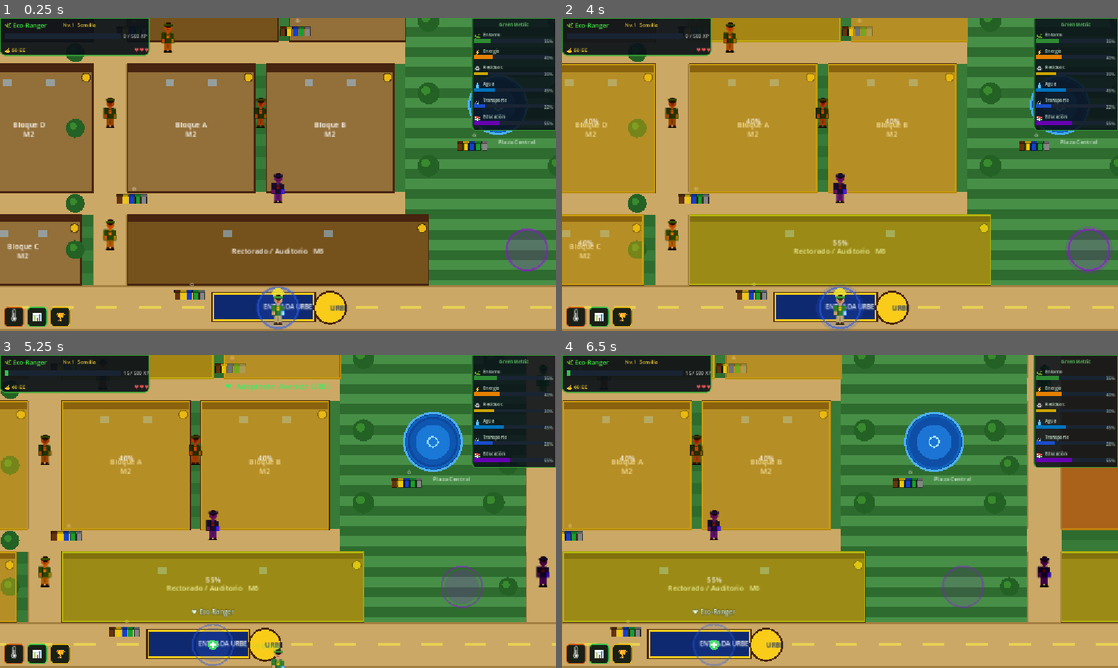
Above: before the commit, frames 1-4 (two rows, left to right).
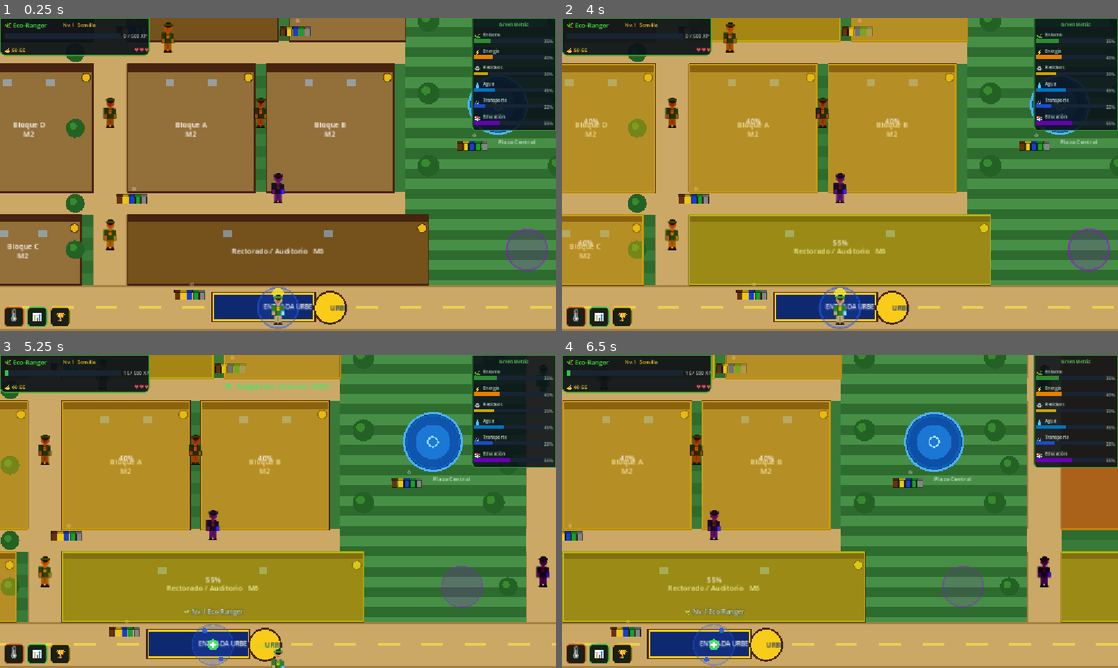
Above: after the commit, the same moments.

Repository: thewasiii123/green-metric-urbe
Game: Godot game, scene res://scenes/mapa/scene_mapa_mundo.tscn
Same seed, same stepped clock (60 frames per second), same inputs: the game is played once before the commit and once after it. This scene is started directly instead of the project's main scene.
Inputs (mouse positions are in pixels of both pictures, inside the frame that each line leads up to):
- Up to frame 1 (0.25 s): no input
- Up to frame 2 (4 s): click "🌡" at 0.5 s; click "📊" at 1.25 s; click "🏆" at 2 s; click "Siguiente →" at 2.75 s; click "Saltar tutorial" at 3.5 s
- Up to frame 3 (5.25 s): tap Enter at 4.25 s; move the mouse to (400, 495) at 4.27 s; hold D (mover_derecha) 4.28-5.03 s; hold E (interactuar) 4.28-5.03 s; click (400, 495) at 4.42 s; move the mouse to (166, 527) at 5.02 s; hold S (mover_abajo) from 5.03 s (still down); tap E (interactuar) at 5.1 s
- Up to frame 4 (6.5 s): move the mouse to (895, 442) at 5.77 s; release S (mover_abajo) at 5.78 s; hold D (mover_derecha) from 5.78 s (still down); hold E (interactuar) from 5.78 s (still down)

The runs differ from the first frame. In frame 1, 0.1% of the frame differs, in the area x 46-99%, y 36-100%; in frame 2, 0.3%; in frame 3, 0.4%, in the area x 33-87%, y 20-100%; in frame 4, 0.2%.

Commit message:
Add green zone upgrade system (levels 1-3)
zona_verde.gd:
- Add nivel (1-3) with visual differences per level
- Orbiting orbs around ring: 2×nivel count, grow with level
- XP pasiva: 3/6/12 XP per minute per level
- Constants: COSTO_MEJORA [50,150 EC], XP_MEJORA_INM [20,40 XP],
  PROG_MEJORA [8%,12% module], NOMBRES_NIVEL [Plántula/Jardín/Bosque]
- Add puede_mejorar(), costo_siguiente(), aplicar_mejora(), es_mia()
- Label shows emoji + Nv.X + owner name

SceneMapaMundo.gd:
- _construir_panel_zona_mejora(): centered panel with title, level,
  passive XP, upgrade cost label and upgrade/close buttons
- _mostrar_panel_zona(zona): fills panel data with current zone state
- _cerrar_panel_zona(): fades out and hides panel
- _on_btn_mejorar_zona(): validates EC, calls gastar_creditos,
  upgrades zone, gives immediate XP + module progress bonus
- _verificar_zona_verde_cercana(): own zone → show upgrade panel,
  other's zone → notify "already adopted by X"

Co-Authored-By: Claude Sonnet 4.6 <noreply@anthropic.com>

Diff:
--- a/scenes/mapa/SceneMapaMundo.gd
+++ b/scenes/mapa/SceneMapaMundo.gd
@@ -382,7 +382,14 @@
 var _leaderboard_ui   : CanvasLayer = null
 var _sim_decision_ui  : CanvasLayer = null
 var _resultados_ui    : CanvasLayer = null
-var _zonas_verdes     : Array       = []   # Array[Node2D]
+var _zonas_verdes        : Array       = []   # Array[Node2D]
+var _panel_zona_mejora   : Panel       = null
+var _pzm_titulo_lbl      : Label       = null
+var _pzm_nivel_lbl       : Label       = null
+var _pzm_xp_lbl          : Label       = null
+var _pzm_costo_lbl       : Label       = null
+var _pzm_btn_mejorar     : Button      = null
+var _zona_en_panel       : Node2D      = null
 var _timer_crisis     : float       = 0.0
 const _CRISIS_MIN     : float       = 90.0
 const _CRISIS_MAX     : float       = 180.0
@@ -417,6 +424,7 @@
 	_construir_sidebar()
 	_construir_notificacion_zona()
 	_construir_panel_completado()
+	_construir_panel_zona_mejora()
 	_actualizar_hud()
 
 	# Conectar señal de interacción del jugador para efecto de cámara
@@ -960,6 +968,149 @@
 	barra_bg.add_child(_complete_barra)
 
 
+# ════════════════════════════════════════════════════════════
+# PANEL DE MEJORA DE ZONA VERDE
+# ════════════════════════════════════════════════════════════
+func _construir_panel_zona_mejora() -> void:
+	_panel_zona_mejora = Panel.new()
+	_panel_zona_mejora.set_anchors_preset(Control.PRESET_CENTER)
+	_panel_zona_mejora.custom_minimum_size = Vector2(320, 220)
+	_panel_zona_mejora.offset_left   = -160
+	_panel_zona_mejora.offset_top    = -110
+	_panel_zona_mejora.offset_right  =  160
+	_panel_zona_mejora.offset_bottom =  110
+	var ps := StyleBoxFlat.new()
+	ps.bg_color     = Color(0.04, 0.09, 0.06, 0.97)
+	ps.border_color = Color(0.28, 0.85, 0.32)
+	ps.set_border_width_all(3)
+	ps.set_corner_radius_all(14)
+	ps.shadow_color = Color(0.18, 0.72, 0.22, 0.50)
+	ps.shadow_size  = 18
+	_panel_zona_mejora.add_theme_stylebox_override("panel", ps)
+	_panel_zona_mejora.visible = false
+	_hud_canvas.add_child(_panel_zona_mejora)
+
+	var mg := MarginContainer.new()
+	mg.set_anchors_and_offsets_preset(Control.PRESET_FULL_RECT)
+	for m in ["margin_left","margin_right","margin_top","margin_bottom"]:
+		mg.add_theme_constant_override(m, 20)
+	_panel_zona_mejora.add_child(mg)
+
+	var vbox := VBoxContainer.new()
+	vbox.add_theme_constant_override("separation", 8)
+	mg.add_child(vbox)
+
+	_pzm_titulo_lbl = Label.new()
+	_pzm_titulo_lbl.horizontal_alignment = HORIZONTAL_ALIGNMENT_CENTER
+	_pzm_titulo_lbl.add_theme_font_size_override("font_size", 15)
+	_pzm_titulo_lbl.add_theme_color_override("font_color", Color(0.35, 1.0, 0.45))
+	vbox.add_child(_pzm_titulo_lbl)
+
+	_pzm_nivel_lbl = Label.new()
+	_pzm_nivel_lbl.horizontal_alignment = HORIZONTAL_ALIGNMENT_CENTER
+	_pzm_nivel_lbl.add_theme_font_size_override("font_size", 13)
+	_pzm_nivel_lbl.add_theme_color_override("font_color", Color(1.0, 0.85, 0.22))
+	vbox.add_child(_pzm_nivel_lbl)
+
+	_pzm_xp_lbl = Label.new()
+	_pzm_xp_lbl.horizontal_alignment = HORIZONTAL_ALIGNMENT_CENTER
+	_pzm_xp_lbl.add_theme_font_size_override("font_size", 11)
+	_pzm_xp_lbl.add_theme_color_override("font_color", Color(0.65, 0.85, 0.65))
+	vbox.add_child(_pzm_xp_lbl)
+
+	_pzm_costo_lbl = Label.new()
+	_pzm_costo_lbl.horizontal_alignment = HORIZONTAL_ALIGNMENT_CENTER
+	_pzm_costo_lbl.add_theme_font_size_override("font_size", 11)
+	_pzm_costo_lbl.add_theme_color_override("font_color", Color(0.85, 0.75, 0.20))
+	vbox.add_child(_pzm_costo_lbl)
+
+	_pzm_btn_mejorar = Button.new()
+	_pzm_btn_mejorar.custom_minimum_size = Vector2(0, 40)
+	_pzm_btn_mejorar.add_theme_font_size_override("font_size", 13)
+	var s_m := StyleBoxFlat.new()
+	s_m.bg_color     = Color(0.10, 0.28, 0.12)
+	s_m.border_color = Color(0.28, 0.80, 0.32)
+	s_m.set_border_width_all(2)
+	s_m.set_corner_radius_all(8)
+	_pzm_btn_mejorar.add_theme_stylebox_override("normal", s_m)
+	_pzm_btn_mejorar.pressed.connect(_on_btn_mejorar_zona)
+	vbox.add_child(_pzm_btn_mejorar)
+
+	var btn_cerrar := Button.new()
+	btn_cerrar.text = "Cerrar"
+	btn_cerrar.custom_minimum_size = Vector2(0, 34)
+	btn_cerrar.add_theme_font_size_override("font_size", 11)
+	var s_c := StyleBoxFlat.new()
+	s_c.bg_color     = Color(0.12, 0.06, 0.06)
+	s_c.border_color = Color(0.55, 0.20, 0.20)
+	s_c.set_border_width_all(1)
+	s_c.set_corner_radius_all(6)
+	btn_cerrar.add_theme_stylebox_override("normal", s_c)
+	btn_cerrar.pressed.connect(_cerrar_panel_zona)
+	vbox.add_child(btn_cerrar)
+
+
+func _mostrar_panel_zona(zona: Node2D) -> void:
+	_zona_en_panel = zona
+	var nombre  : String = zona.nombre_zona
+	var lvl     : int    = zona.nivel
+	var xp_p    : int    = zona.xp_pasiva_actual()
+	var n_lvl   : String = zona.nombre_nivel_actual()
+	var iconos  : Array  = ["🌱", "🌿", "🌳"]
+
+	_pzm_titulo_lbl.text = "%s  %s" % [iconos[lvl - 1], nombre]
+	_pzm_nivel_lbl.text  = "Nivel %d — %s" % [lvl, n_lvl]
+	_pzm_xp_lbl.text     = "+%d XP / minuto   |   Módulo: %d" % [xp_p, zona.modulo_id]
+
+	if zona.puede_mejorar():
+		var costo : int    = zona.costo_siguiente()
+		var sig   : String = iconos[lvl]   # siguiente nivel
+		_pzm_costo_lbl.text      = "Costo: %d EC  →  %s Nivel %d" % [costo, sig, lvl + 1]
+		_pzm_btn_mejorar.text    = "⬆ Mejorar zona  (%d EC)" % costo
+		_pzm_btn_mejorar.visible = true
+	else:
+		_pzm_costo_lbl.text      = "Nivel máximo alcanzado"
+		_pzm_btn_mejorar.visible = false
+
+	_panel_zona_mejora.modulate.a = 0.0
+	_panel_zona_mejora.visible    = true
+	var tw := create_tween()
+	tw.tween_property(_panel_zona_mejora, "modulate:a", 1.0, 0.18)
+
+
+func _cerrar_panel_zona() -> void:
+	if not is_instance_valid(_panel_zona_mejora): return
+	var tw := create_tween()
+	tw.tween_property(_panel_zona_mejora, "modulate:a", 0.0, 0.15)
+	tw.tween_callback(func(): _panel_zona_mejora.visible = false)
+	_zona_en_panel = null
+
+
+func _on_btn_mejorar_zona() -> void:
+	if not is_instance_valid(_zona_en_panel): return
+	var zona  : Node2D = _zona_en_panel
+	var costo : int    = zona.costo_siguiente()
+	if EconomiaManager.ecocredits < costo:
+		_mostrar_notificacion_zona("✗", "Faltan %d EC" % (costo - EconomiaManager.ecocredits),
+				Color(1.0, 0.35, 0.35))
+		return
+	EconomiaManager.gastar_creditos(costo)
+	var lvl_antes : int = zona.nivel
+	zona.aplicar_mejora()
+	# Recompensas inmediatas
+	var xp_bonus : int   = zona.XP_MEJORA_INM[lvl_antes - 1]
+	var prog_bon : float = zona.PROG_MEJORA[lvl_antes - 1]
+	_aplicar_xp(xp_bonus, "mejora_zona_%s" % zona.nombre_zona.to_lower().replace(" ","_"))
+	var mod_id  : int   = zona.modulo_id
+	var nuevo   : float = clampf(float(_progreso_modulos.get(mod_id, 0.0)) + prog_bon, 0.0, 1.0)
+	_progreso_modulos[mod_id] = nuevo
+	_actualizar_sidebar()
+	_sfx("xp_bonus")
+	_mostrar_notificacion_zona("🌳", "%s → Nivel %d  (+%d XP)" % [zona.nombre_zona, zona.nivel, xp_bonus],
+			Color(0.30, 1.0, 0.42))
+	_mostrar_panel_zona(zona)   # refresca el panel con el nuevo nivel
+
+
 func _mostrar_mision_completada(mision_id: String, xp_ganado: int) -> void:
 	if not is_instance_valid(_complete_panel): return
 	var nombre_mision : String = mision_id.replace("_", " ").capitalize()
@@ -1223,15 +1374,20 @@
 
 func _verificar_zona_verde_cercana() -> void:
 	var radio_interaccion : float = 55.0
+	var nombre_j : String = SupabaseManager.nombre_usuario
+	if nombre_j.is_empty(): nombre_j = "Eco-Ranger"
 	for zona in _zonas_verdes:
 		var z : Node2D = zona as Node2D
 		if not is_instance_valid(z): continue
-		if z.esta_adoptada(): continue
-		if jugador.global_position.distance_to(z.global_position) <= radio_interaccion:
-			var nombre_j : String = SupabaseManager.nombre_usuario
-			if nombre_j.is_empty(): nombre_j = "Eco-Ranger"
+		if jugador.global_position.distance_to(z.global_position) > radio_interaccion:
+			continue
+		if not z.esta_adoptada():
 			z.intentar_adoptar(nombre_j)
-			return
+		elif z.es_mia(nombre_j):
+			_mostrar_panel_zona(z)
+		else:
+			_mostrar_notificacion_zona("🔒", "Ya adoptada por " + z.adoptado_por, Color(0.80, 0.55, 0.20))
+		return
 
 
 # ════════════════════════════════════════════════════════════
--- a/scenes/mapa/zona_verde.gd
+++ b/scenes/mapa/zona_verde.gd
@@ -1,7 +1,7 @@
 # ============================================================
 # zona_verde.gd — URBE Rangers: Eco-Quest
-# Áreas verdes adoptables del campus.
-# El jugador presiona E cerca para adoptar y recibe XP pasiva.
+# Áreas verdes adoptables del campus con sistema de niveles.
+# Nivel 1: adopción base  |  2: jardín  |  3: bosque urbano
 # ============================================================
 extends Node2D
 
@@ -12,12 +12,17 @@
 signal zona_adoptada(nombre_zona: String, modulo_id: int)
 
 var adoptado_por : String = ""
-var _xp_timer   : float  = 0.0
-var _pulso_t    : float  = 0.0
-var _label      : Label  = null
+var nivel        : int    = 1
+var _xp_timer    : float  = 0.0
+var _pulso_t     : float  = 0.0
+var _label       : Label  = null
 
-const XP_PASIVA   : float = 60.0
-const XP_CANTIDAD : int   = 3
+const INTERVALO_XP  : float       = 60.0
+const XP_POR_NIVEL  : Array[int]  = [3,  6,  12]    # XP pasiva cada 60 s
+const COSTO_MEJORA  : Array[int]  = [50, 150]        # EC para subir a nivel 2 y 3
+const XP_MEJORA_INM : Array[int]  = [20, 40]         # XP inmediata al mejorar
+const PROG_MEJORA   : Array       = [0.08, 0.12]     # % módulo inmediato al mejorar
+const NOMBRES_NIVEL : Array       = ["Plántula", "Jardín", "Bosque Urbano"]
 
 
 func _ready() -> void:
@@ -44,34 +49,49 @@
 	if adoptado_por.is_empty():
 		return
 	_xp_timer += delta
-	if _xp_timer >= XP_PASIVA:
+	if _xp_timer >= INTERVALO_XP:
 		_xp_timer = 0.0
 		var escena = get_tree().get_first_node_in_group("scene_mapa")
 		if escena and escena.has_method("_aplicar_xp"):
-			escena._aplicar_xp(XP_CANTIDAD, "zona_verde_%d" % modulo_id)
+			escena._aplicar_xp(xp_pasiva_actual(), "zona_verde_%d" % modulo_id)
 
 
 func _draw() -> void:
 	var t    : float = _pulso_t
 	var col  : Color = _color_modulo()
-	var alfa : float = 0.16 + 0.07 * sin(t * 1.6)
-	var r2   : float = radio + 5.0 * sin(t * 2.0)
+	var lvl  : int   = nivel
+
+	# Intensidad visual crece con el nivel
+	var alfa_base : float = 0.10 + 0.06 * float(lvl)
+	var alfa      : float = alfa_base + 0.05 * sin(t * 1.6)
+	var r2        : float = radio + float(lvl) * 2.0 * sin(t * 2.0)
 
 	# Círculo pulsante de fondo
 	draw_circle(Vector2.ZERO, r2, Color(col.r, col.g, col.b, alfa))
 
-	# Anillo exterior
+	# Anillo exterior (más grueso según nivel)
+	var grosor : float = 1.5 + float(lvl) * 0.8
 	draw_arc(Vector2.ZERO, radio, 0.0, TAU, 48,
-			 Color(col.r, col.g, col.b, 0.45 + 0.18 * sin(t * 1.8)), 2.5)
+			 Color(col.r, col.g, col.b, 0.40 + 0.15 * sin(t * 1.8)), grosor)
 
-	# Icono de hoja si está adoptada
 	if not adoptado_por.is_empty():
-		draw_circle(Vector2.ZERO, 7.0, Color(0.28, 0.92, 0.40, 0.90))
-		# Cruz verde interna
+		# Orbes giratorios por nivel (2 × nivel)
+		var n_orbes : int   = lvl * 2
+		var r_orbe  : float = 3.0 + float(lvl) * 0.5
+		for i in n_orbes:
+			var ang : float  = (TAU / float(n_orbes)) * float(i) + t * 0.8
+			var dp  : Vector2 = Vector2(cos(ang), sin(ang)) * (radio - r_orbe - 2.0)
+			draw_circle(dp, r_orbe, Color(col.r, col.g, col.b, 0.90))
+
+		# Centro: corazón (círculo + símbolo de nivel)
+		var col_centro : Color = Color(0.28, 0.92, 0.40, 0.90)
+		if   lvl == 2: col_centro = Color(0.92, 0.80, 0.10, 0.90)
+		elif lvl == 3: col_centro = Color(0.92, 0.40, 0.10, 0.90)
+		draw_circle(Vector2.ZERO, 6.0 + float(lvl) * 1.5, col_centro)
 		draw_line(Vector2(-4, 0), Vector2(4, 0), Color.WHITE, 2.0)
 		draw_line(Vector2(0, -4), Vector2(0, 4), Color.WHITE, 2.0)
 	else:
-		# Indicador "E" para interactuar
+		# Indicador "E" al acercarse
 		var dist : float = _dist_jugador()
 		if dist < radio * 1.5:
 			draw_circle(Vector2(0, -radio + 8), 8.0, Color(0.95, 0.90, 0.18, 0.85))
@@ -88,16 +108,50 @@
 func intentar_adoptar(nombre_jugador: String) -> bool:
 	if not adoptado_por.is_empty():
 		return false
-	adoptado_por   = nombre_jugador
-	_label.text    = "♥ " + nombre_jugador
-	_label.visible = true
-	_xp_timer      = 0.0
+	adoptado_por = nombre_jugador
+	nivel        = 1
+	_actualizar_label()
+	_xp_timer = 0.0
 	zona_adoptada.emit(nombre_zona, modulo_id)
 	return true
 
 
+func puede_mejorar() -> bool:
+	return nivel < 3
+
+
+func costo_siguiente() -> int:
+	if nivel >= 3: return 0
+	return COSTO_MEJORA[nivel - 1]
+
+
+func xp_pasiva_actual() -> int:
+	return XP_POR_NIVEL[nivel - 1]
+
+
+func nombre_nivel_actual() -> String:
+	return NOMBRES_NIVEL[nivel - 1]
+
+
+func aplicar_mejora() -> void:
+	if nivel >= 3: return
+	nivel += 1
+	_actualizar_label()
+	queue_redraw()
+
+
 func esta_adoptada() -> bool:
 	return not adoptado_por.is_empty()
+
+
+func es_mia(nombre_jugador: String) -> bool:
+	return adoptado_por == nombre_jugador
+
+
+func _actualizar_label() -> void:
+	var icono : String = ["🌱", "🌿", "🌳"][nivel - 1]
+	_label.text    = icono + " Nv.%d %s" % [nivel, adoptado_por]
+	_label.visible = true
 
 
 func _color_modulo() -> Color:
